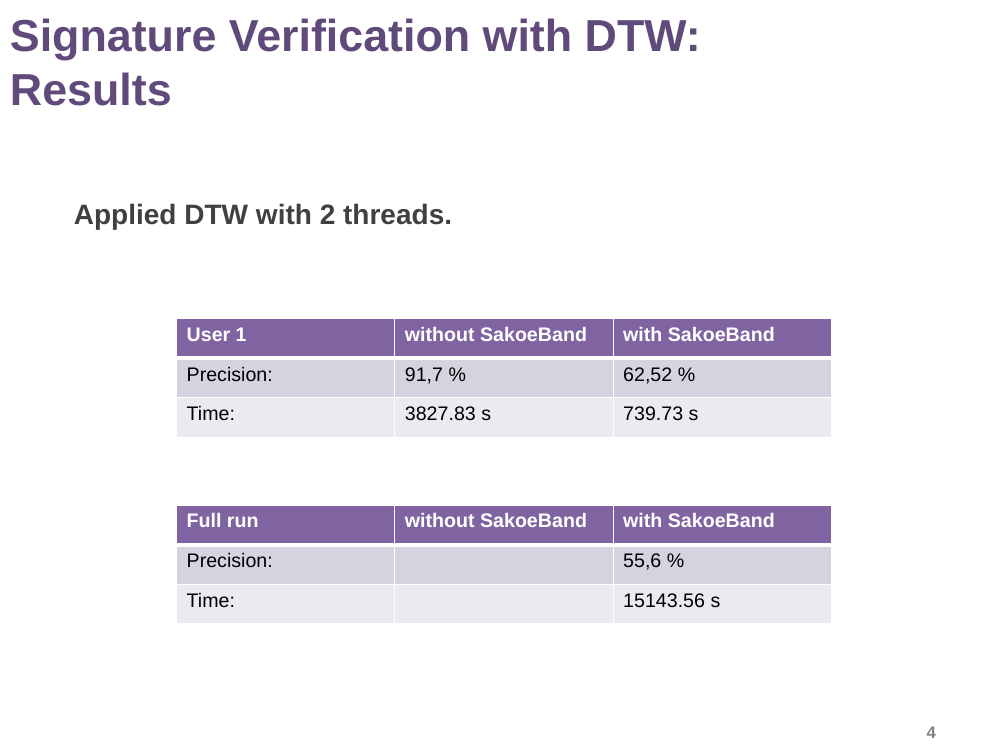
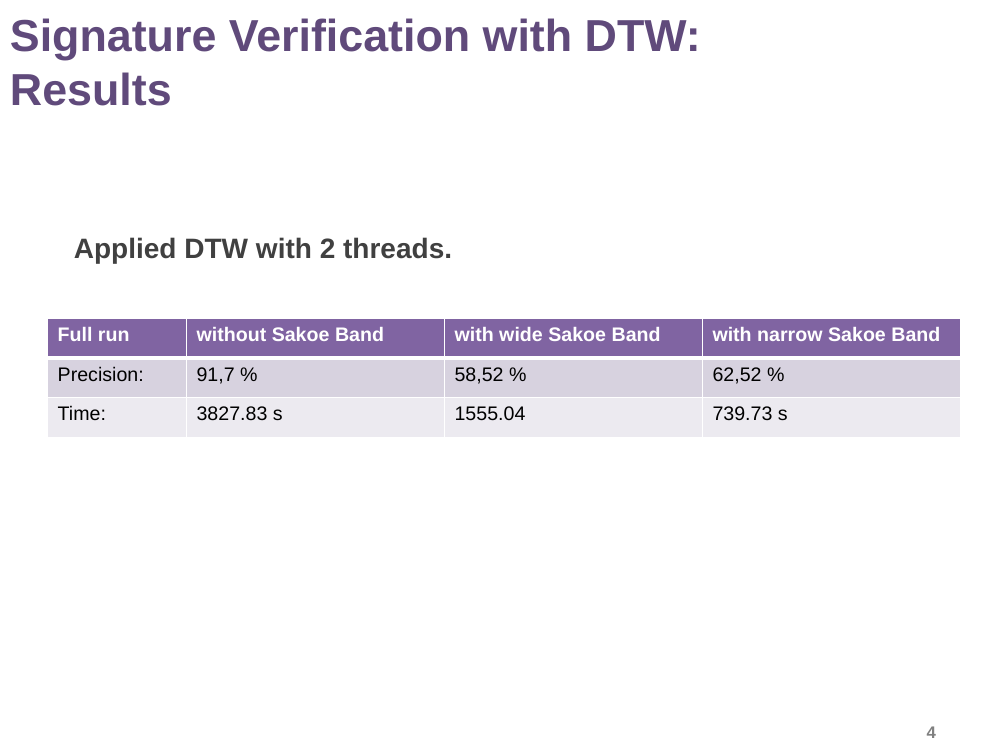
Before and after one commit to pas/pattern-recognition-2018-purple, a slide deck: slide 4 of patRec_purple_final.pptx. Drawn at 1008x756 pixels with LibreOffice and Linux fonts; fonts in the diff are those of the drawing; background and template pictures are left out. Boxes give left, top, right and bottom in pixels: in the first picture for what was removed or moved away, otherwise in the second. Text is boxed around its words. In the diff, an @@ line names an element or a change of style, - is before the commit and + after.

Commit message:
Update final presentation

```diff
--- a/patRec_purple_final.pptx
+++ b/patRec_purple_final.pptx
@@ text "Applied DTW with 2 threads.": place and size @@
-text "Applied DTW with 2 threads." at [74,203,452,229]
+text "Applied DTW with 2 threads." at [74,237,452,263]
@@ table at [47,319,961,437] @@
-column 1: User 1 | Precision: | Time:
-column 2: without SakoeBand | 91,7 % | 3827.83 s
-column 3: with SakoeBand | 62,52 % | 739.73 s
+column 1: Full run | Precision: | Time:
+column 2: without Sakoe Band | 91,7 % | 3827.83 s
+column 3: with wide Sakoe Band | 58,52 % | 1555.04
+column 4: with narrow Sakoe Band | 62,52 % | 739.73 s
@@ table: place and size @@
-table at [176,319,833,437]
+table at [47,319,961,437]
@@ table removed at [176,505,833,624], 3 rows, 3 columns @@
-Full run | without SakoeBand | with SakoeBand
-Precision: |  | 55,6 %
-Time: |  | 15143.56 s
```
Also in this commit, not shown: 4 other slides changed.
